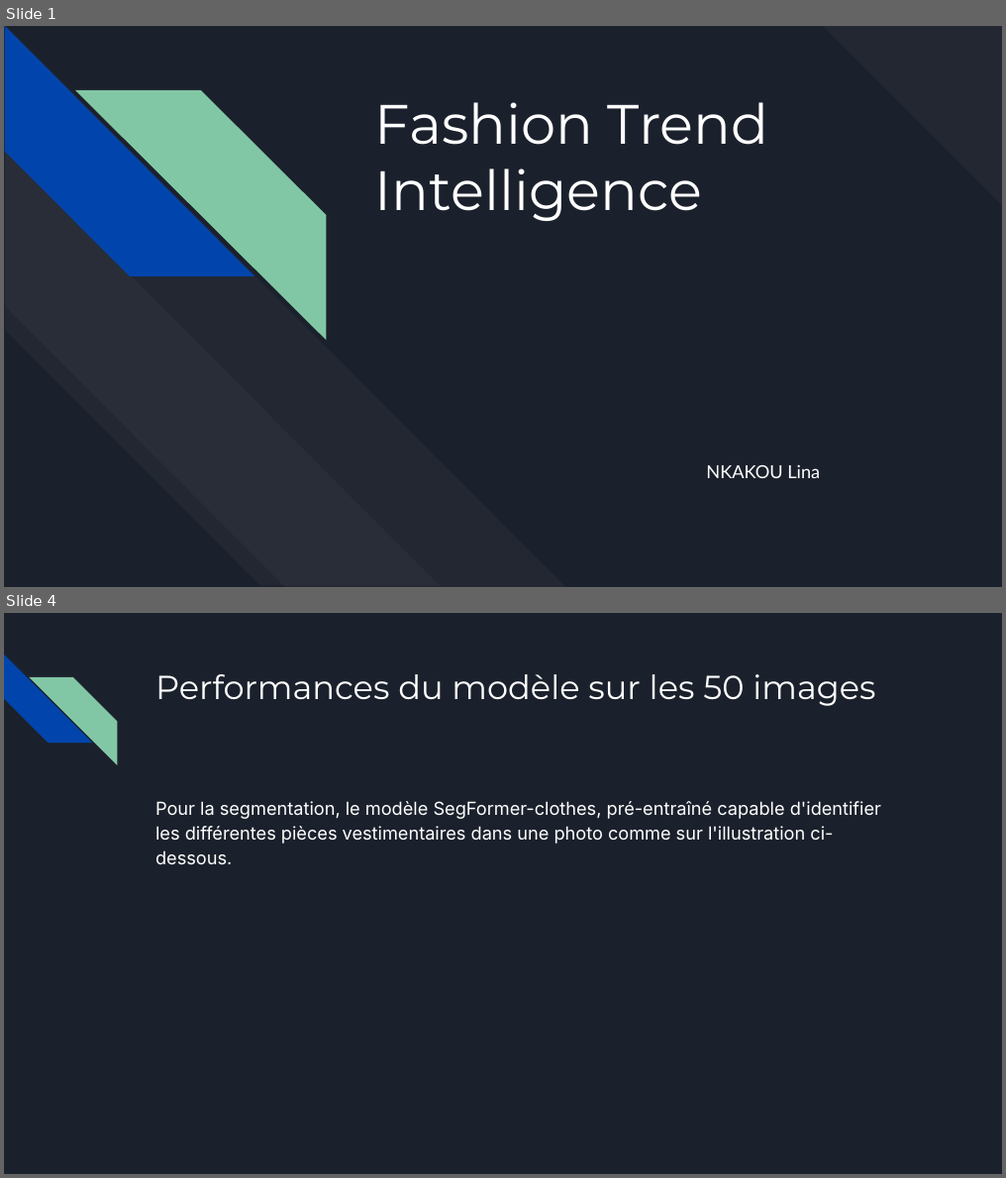
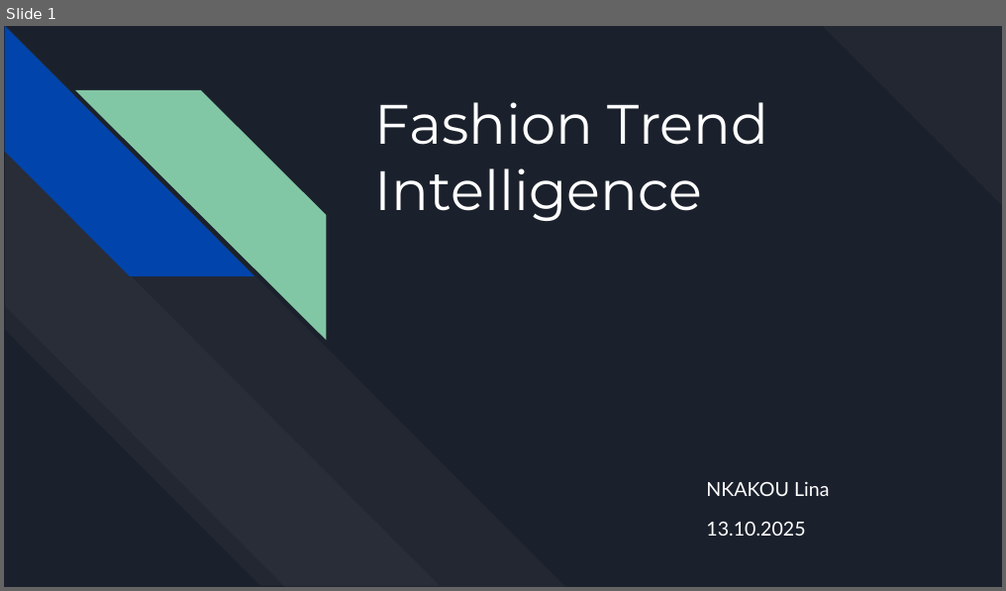
Before and after one commit to linalaetis/FashionTrend, a slide deck: docs/Nkakou_Lina_2_presentation_102025.pptx. Shown one above the other, each under a label of ours: slides 1 and 4 before the commit, slide 1 after it; the slides between them are not shown. The pictures are 1006x1178 and 1006x591 pixels, drawn with LibreOffice and Linux fonts; fonts in the diff are those of the drawing. Boxes give left, top, right and bottom in pixels: in the first picture for what was removed or moved away, otherwise in the second. Text is boxed around its words. In the diff, an @@ line names an element or a change of style, - is before the commit and + after.

```diff
--- a/docs/Nkakou_Lina_2_presentation_102025.pptx
+++ b/docs/Nkakou_Lina_2_presentation_102025.pptx
@@ slide 4 removed at box(4, 613, 1002, 1174), background #1B212C @@
@@ diag stripe removed at box(4, 655, 92, 743) @@
@@ diag stripe removed at box(29, 677, 117, 764) @@
@@ title removed at box(155, 674, 875, 706) @@
-Performances du modèle sur les 50 images
@@ text removed at box(155, 801, 881, 865) @@
-Pour la segmentation, le modèle SegFormer-clothes, pré-entraîné capable d'identifier les différentes pièces vestimentaires dans une photo comme sur l'illustration ci-dessous.
@@ slide 1 changed as well @@
@@ subtitle at box(706, 481, 829, 496): size 13 to 14 pt in "NKAKOU Lina"; line spacing 1 to 1.7 @@
@@ subtitle at box(706, 521, 805, 536): paragraph added @@
+13.10.2025
```
Also in this commit, not shown: 5 other slides changed, 2 slides added, 1 other slide removed, 3 other files.
